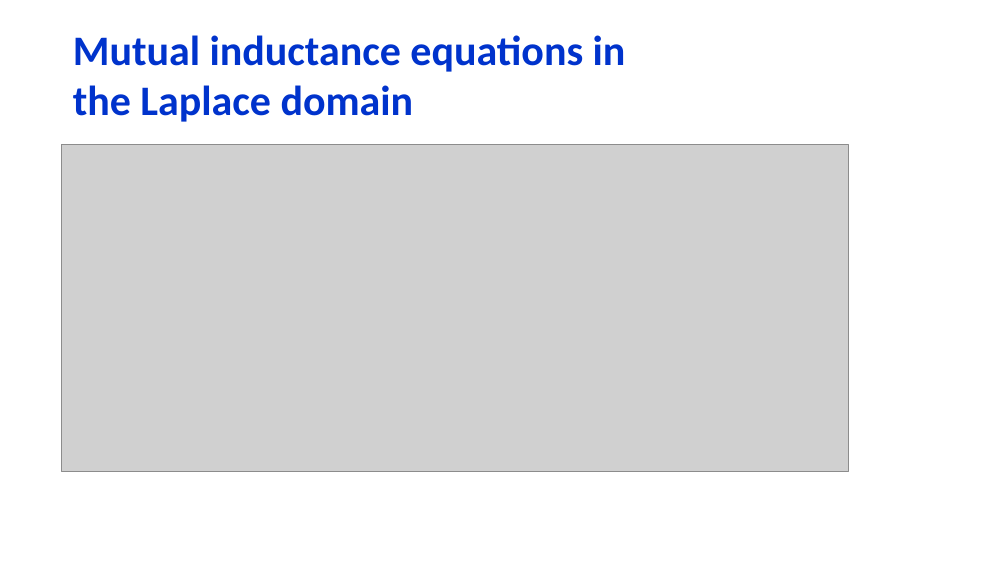
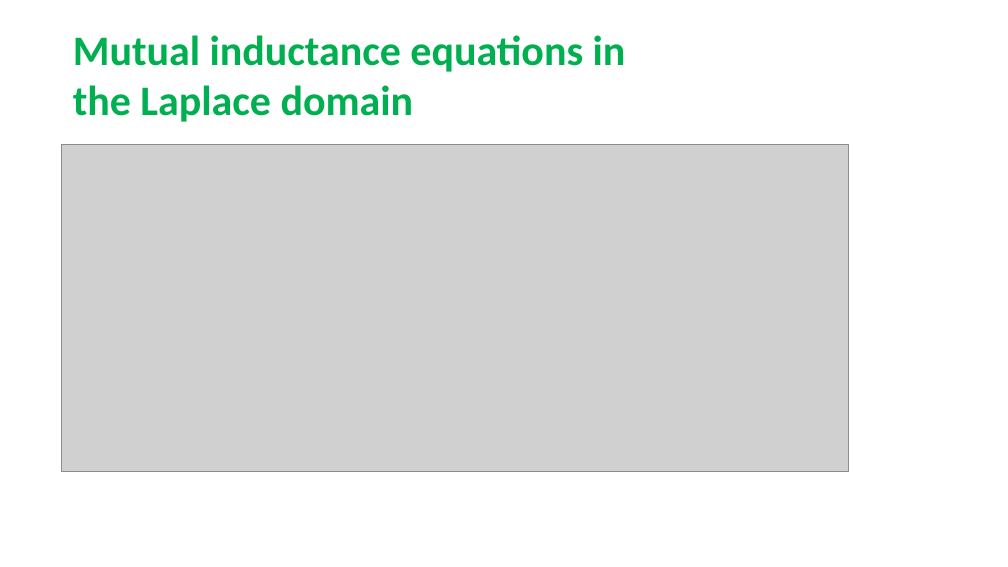
Before and after one commit to salmanrazzaq1993/AUM-WORK, a slide deck: slide 8 of PP WORK/Instructor Version/Week 12/Week 12 Lecture 2 -Mutual inductance.pptx (slide 7 before the commit). Drawn at 1008x567 pixels with LibreOffice and Linux fonts; fonts in the diff are those of the drawing; grey boxes stand for pictures; background and template pictures are left out. Boxes give left, top, right and bottom in pixels: in the first picture for what was removed or moved away, otherwise in the second. Text is boxed around its words. In the diff, an @@ line names an element or a change of style, - is before the commit and + after.

```diff
--- a/PP WORK/Instructor Version/Week 12/Week 12 Lecture 2 -Mutual inductance.pptx
+++ b/PP WORK/Instructor Version/Week 12/Week 12 Lecture 2 -Mutual inductance.pptx
@@ title "Mutual inductance equations in the ..." at [73,35,626,122]: text colour #0033CC to #00B050 @@
```
Also in this commit, not shown: 17 other slides changed, 8 slides added.
